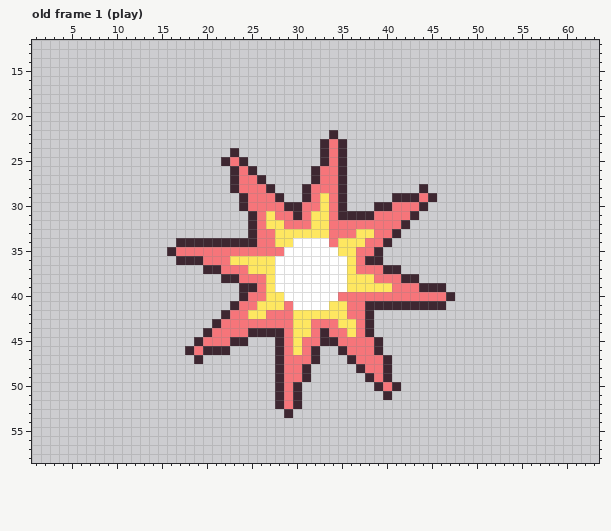
One commit to this pixel-art file: art/hits/fx-hit-other-dog.aseprite. The first picture shows the starting point.
64x64 pixels, 8 frames. Shown: old frame 1 (play): x 1..63, y 12..58. The commit also changed other frames, which this record leaves out.
Once edited:
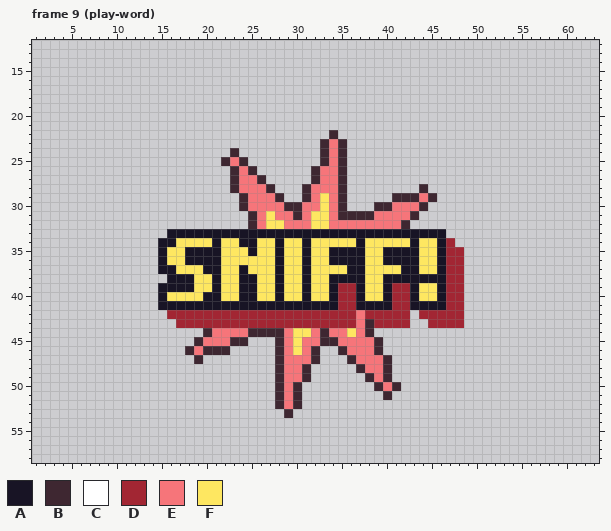
Palette (. is transparent): A #181425  B #3e2731  C #ffffff  D #a22633  E #f6757a  F #fee761
A new or re-ordered frame is compared with the old frame closest to it.
From old to new:
frames 8 -> 16
--- frame 9 (play-word) is new; against old frame 1 (play)
@@ x 13..50 @@
 32 ............BEFFEEEFFEEEEEEEEB........
-33 ............BEEFFFFFFEEEFFEEB.........
-34 ....BBBBBBBBBEEFFCCCCEFFFEEB..........
-35 ...BEEEEEEEEEEEECCCCCCFFEEB...........
-36 ....BBBEEEFFFFFCCCCCCCCFEBB...........
-37 .......BBEEEFFFCCCCCCCCFEEEBB.........
-38 .........BBEEEFCCCCCCCCFFFEEEBB.......
-39 ...........BBEFCCCCCCCCFFFFFEEEBBB....
-40 ...........BEEFFCCCCCCEEEEEEEEEEEEB...
-41 ..........BEEFFFECCCCFFEEBBBBBBBBB....
-42 .........BEEFFEEEFFFFFFEEB............
-43 ........BEEEEEEEEFFEEEFFEB............
+33 ...AAAAAAAAAAAAAAAAAAAAAAAAAAAAAAA....
+34 ..AAFFFFAFFAAFFAFFAFFFFFAFFFFFAFFAD...
+35 ..AFFAAAAFFFAFFAFFAFFAAAAFFAAAAFFADD..
+36 ..AFFAAAAFFFFFFAFFAFFAAAAFFAAAAFFADD..
+37 ..AAFFFAAFFAFFFAFFAFFFFAAFFFFAAFFADD..
+38 ...AAAFFAFFAAFFAFFAFFAAAAFFAAAAAAADD..
+39 ..AAAAFFAFFAAFFAFFAFFADDAFFADDAFFADD..
+40 ..AFFFFAAFFAAFFAFFAFFADDAFFADDAFFADD..
+41 ..AAAAAAAAAAAAAAAAAAAADDAAAADDAAAADD..
+42 ...DDDDDDDDDDDDDDDDDDDDDEDDDDD.DDDDD..
+43 ....DDDDDDDDDDDDDDDDDDDDEBDDDD..DDDD..
 44 .......BEEEEBBBBEFFEBEEFEB............
Where, in picture pixels (left, top, right, bottom), the same in both pictures:
changed: (158, 229, 464, 328)
